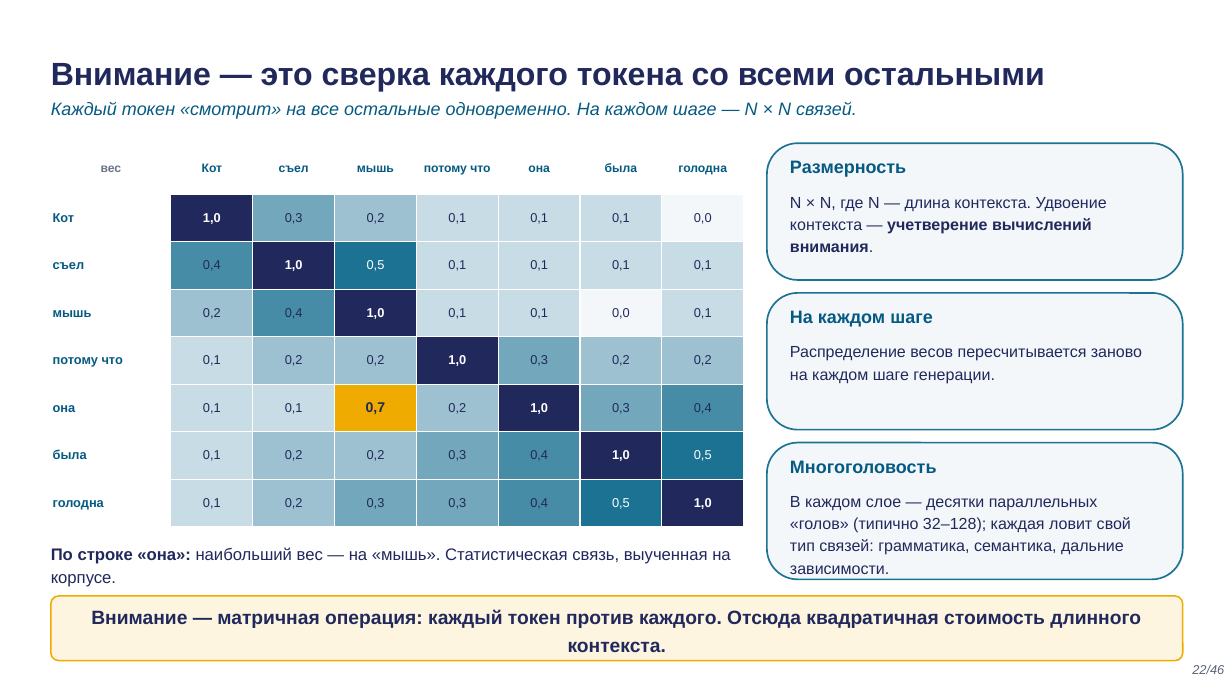
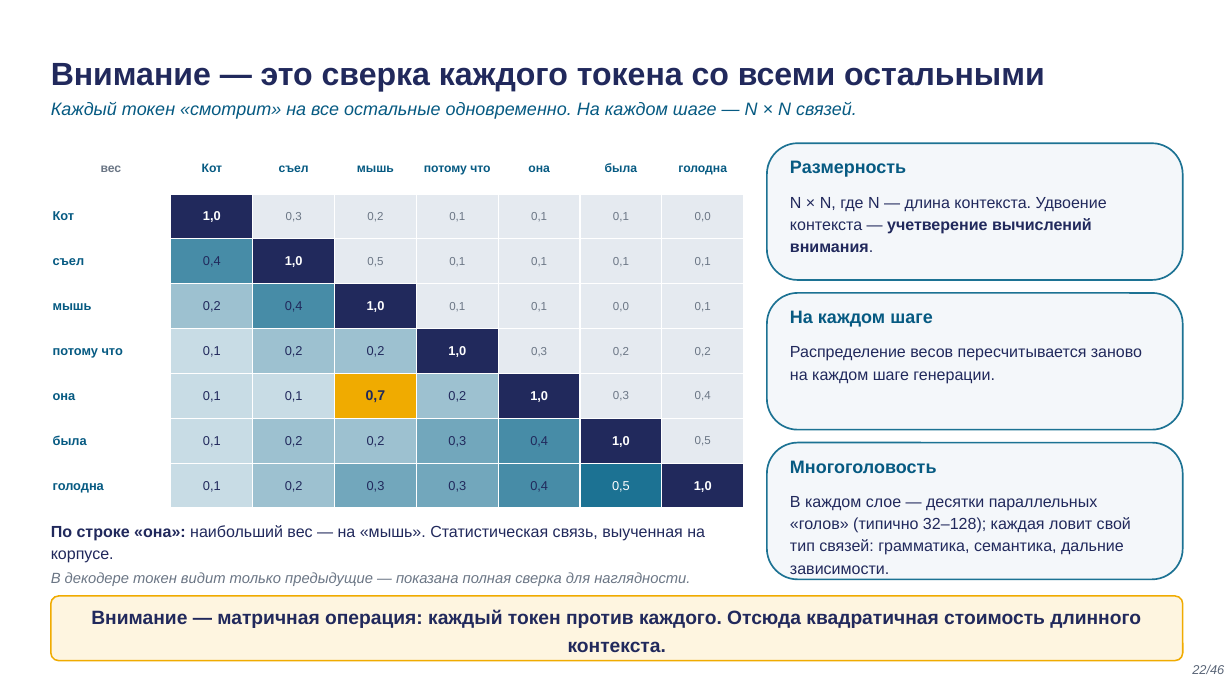
Before and after one commit to tellina-study/AI-usage-lessons, a slide deck: slide 22 of library/lectures/lec-02/rendered/lec-02.pptx. Drawn at 1232x693 pixels with LibreOffice and Linux fonts; fonts in the diff are those of the drawing. Boxes give left, top, right and bottom in pixels: in the first picture for what was removed or moved away, otherwise in the second. Text is boxed around its words. In the diff, an @@ line names an element or a change of style, - is before the commit and + after.

```diff
--- a/library/lectures/lec-02/rendered/lec-02.pptx
+++ b/library/lectures/lec-02/rendered/lec-02.pptx
@@ table at [51, 143, 747, 508] @@
@@ fill #72A7BC to #E5EAF0 in 3 cells @@
@@ fill #9DC1D0 to #E5EAF0 in 3 cells @@
@@ fill #C8DCE5 to #E5EAF0 in 10 cells @@
@@ fill #F4F7FA to #E5EAF0 in 2 cells @@
@@ fill #1C7293 to #E5EAF0 in 2 cells @@
@@ fill #478CA7 to #E5EAF0 in row 6, column 8 @@
@@ size 10 to 9 pt in "0,3", "0,2", "0,1", "0,1" and 17 more places @@
@@ text colour #21295C to #6B7685 in "0,3", "0,2", "0,1", "0,1" and 15 more places @@
@@ text colour #FFFFFF to #6B7685 in "0,5", "0,5" @@
@@ text at [51, 525, 705, 563]: size 13 to 12.5 pt in "По строке «она»: наибольший вес — на ..."; line spacing 1.15 to 1.12 @@
@@ text "По строке «она»: наибольший вес ...": place and size @@
-text "По строке «она»: наибольший вес ..." at [51, 547, 730, 587]
+text "По строке «она»: наибольший вес ..." at [51, 525, 705, 586]
@@ text at [51, 572, 690, 586]: paragraph added @@
+В декодере токен видит только предыдущие — показана полная сверка для наглядности.
```
Also in this commit, not shown: 11 other slides changed, 22 other files.
